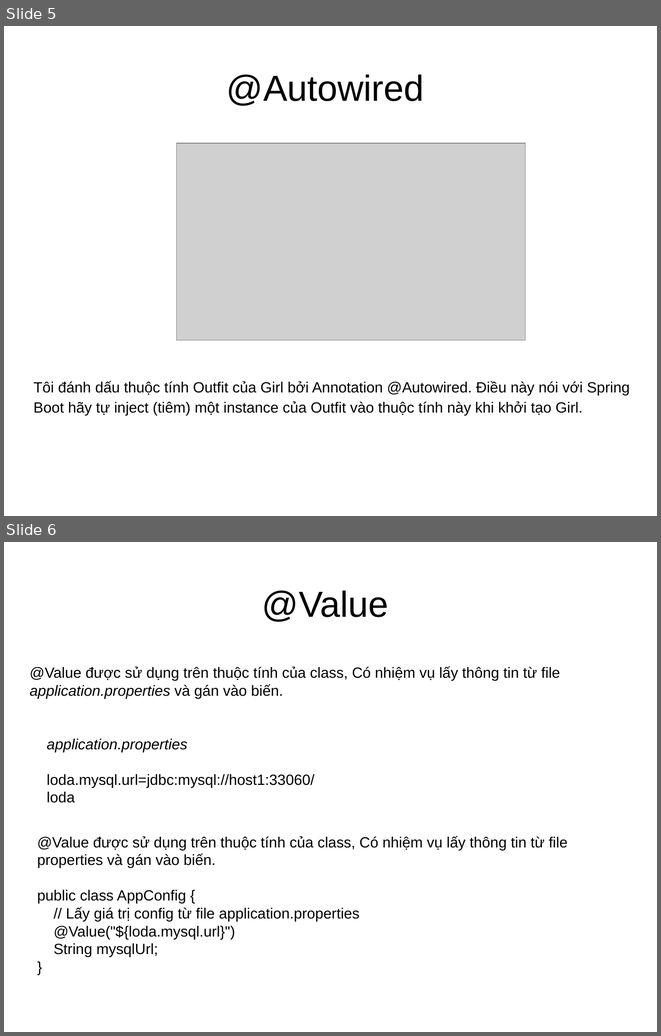
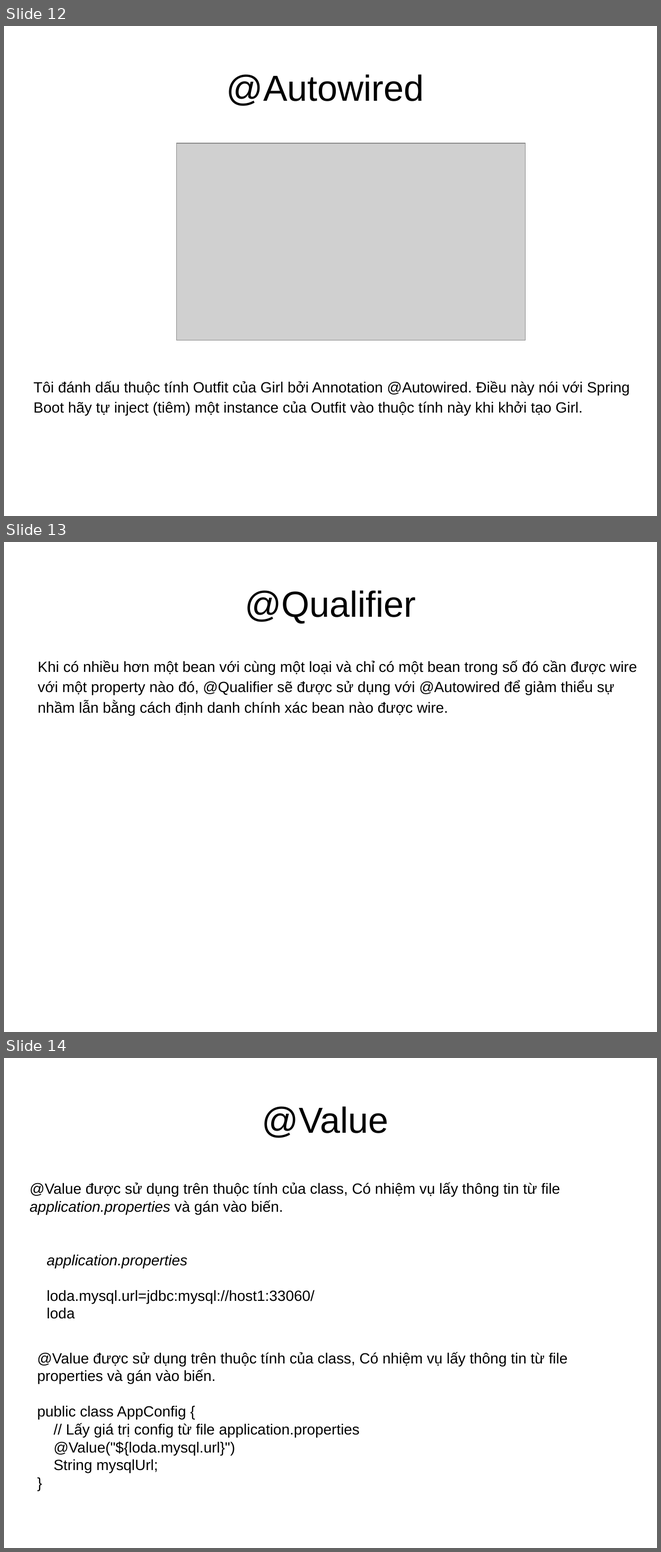
Before and after one commit to truongphan/documents, a slide deck: Spring.pptx. Shown one above the other, each under a label of ours: slides 5 and 6 before the commit, slides 12, 13 and 14 after it. The pictures are 661x1036 and 661x1552 pixels, drawn with LibreOffice and Linux fonts; fonts in the diff are those of the drawing; grey boxes stand for pictures. Boxes give left, top, right and bottom in pixels: in the first picture for what was removed or moved away, otherwise in the second. Text is boxed around its words. In the diff, an @@ line names an element or a change of style, - is before the commit and + after.

```diff
--- a/Spring.pptx
+++ b/Spring.pptx
@@ slide 13 added at (4,542,657,1032), background #FFFFFF @@
@@ text added at (245,590,416,623), 44 pt, text #000000 @@
+@Qualifier
@@ text added at (38,660,637,715), 18 pt, text #000000 @@
+Khi có nhiều hơn một bean với cùng một loại và chỉ có một bean trong số đó cần được wire với một property nào đó, @Qualifier sẽ được sử dụng với @Autowired để giảm thiểu sự nhầm lẫn bằng cách định danh chính xác bean nào được wire.
@@ what was slide 5 is now slide 12 @@
@@ what was slide 6 is now slide 14 @@
```
Also in this commit, not shown: 1 slide changed, 7 other slides added, 3 other files.
